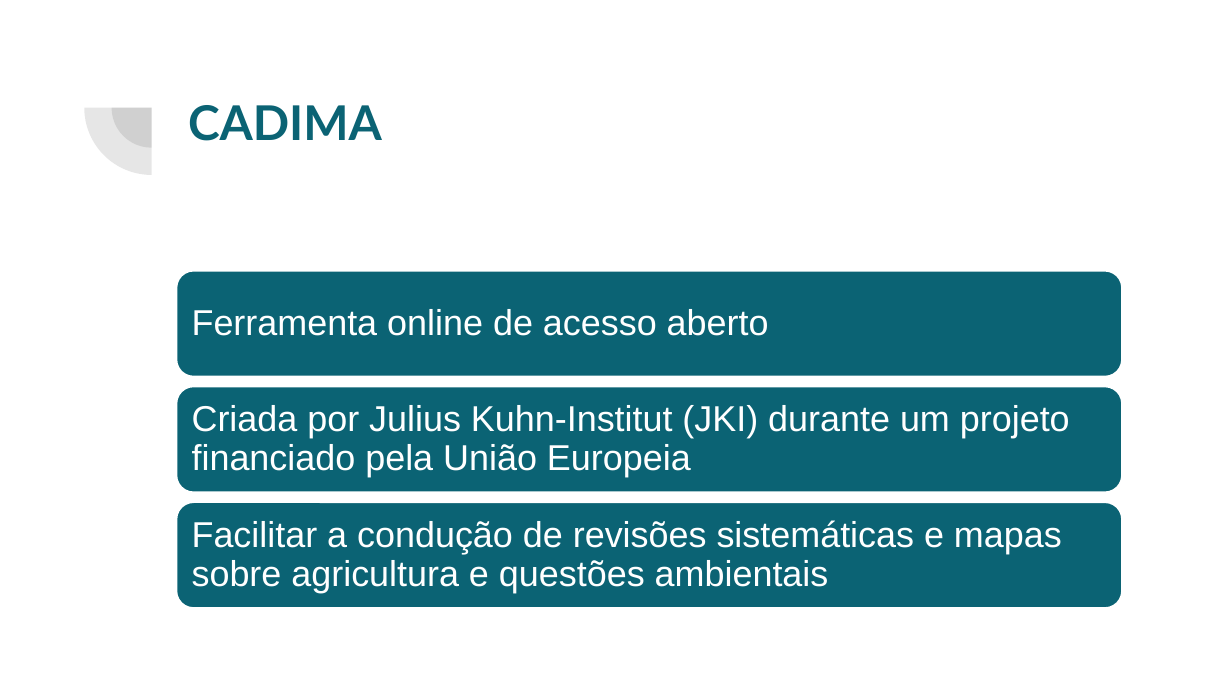
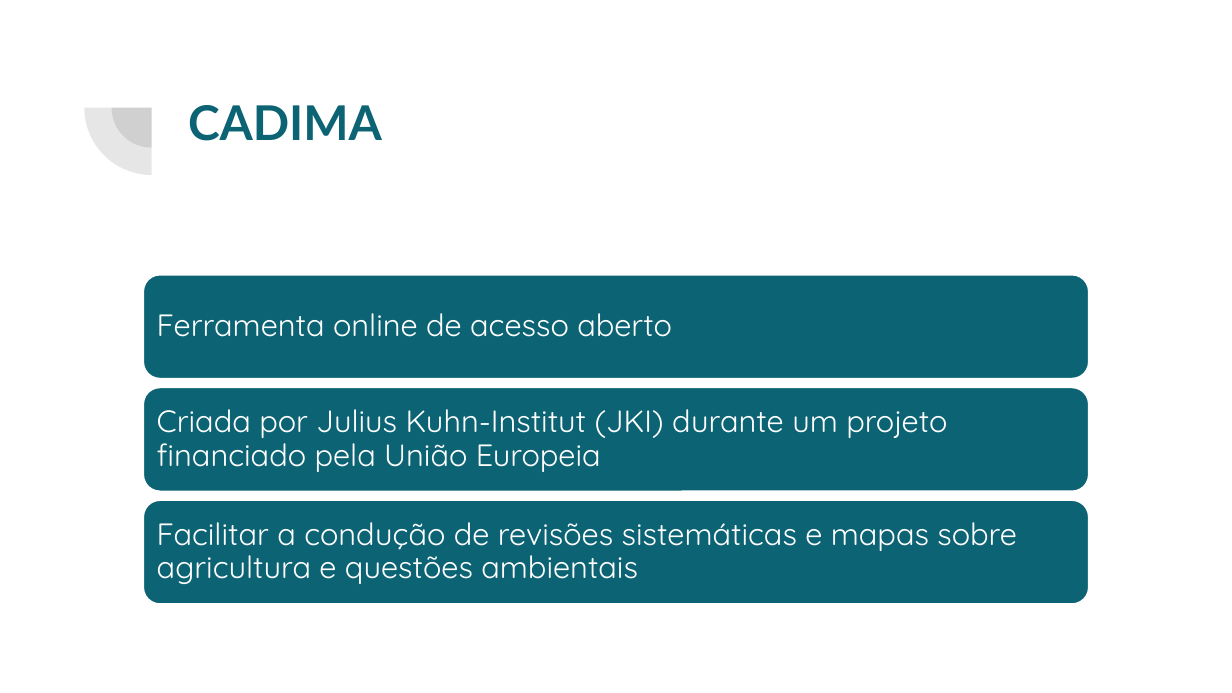
Before and after one commit to cglima/apresentacao-revisao-sistematica, a slide deck: slide 9 of apresentacao-revisao-sistematica.pptx. Drawn at 1232x693 pixels with LibreOffice and Linux fonts; fonts in the diff are those of the drawing. Boxes give left, top, right and bottom in pixels: in the first picture for what was removed or moved away, otherwise in the second. Text is boxed around its words. In the diff, an @@ line names an element or a change of style, - is before the commit and + after.

```diff
--- a/apresentacao-revisao-sistematica.pptx
+++ b/apresentacao-revisao-sistematica.pptx
@@ rounded rectangle: place and size @@
-rounded rectangle at <box>176,270,1124,377</box>
+rounded rectangle at <box>143,274,1090,379</box>
@@ text "Ferramenta online de acesso aberto": place and size @@
-text "Ferramenta online de acesso aberto" at <box>192,309,769,336</box>
+text "Ferramenta online de acesso aberto" at <box>157,313,672,337</box>
@@ 2 texts, 2 rounded rectangles: place and size @@
-2 texts, 2 rounded rectangles at <box>176,386,1124,609</box>
+2 texts, 2 rounded rectangles at <box>143,387,1090,605</box>
@@ size 21 to 18 pt, font Arial to Quicksand; less space between paragraphs in 3 elements at <box>157,409,947,472</box>, <box>157,313,672,337</box>, <box>157,522,1017,584</box> @@
```
Also in this commit, not shown: 4 other slides changed, 1 slide added, 1 slide removed.
